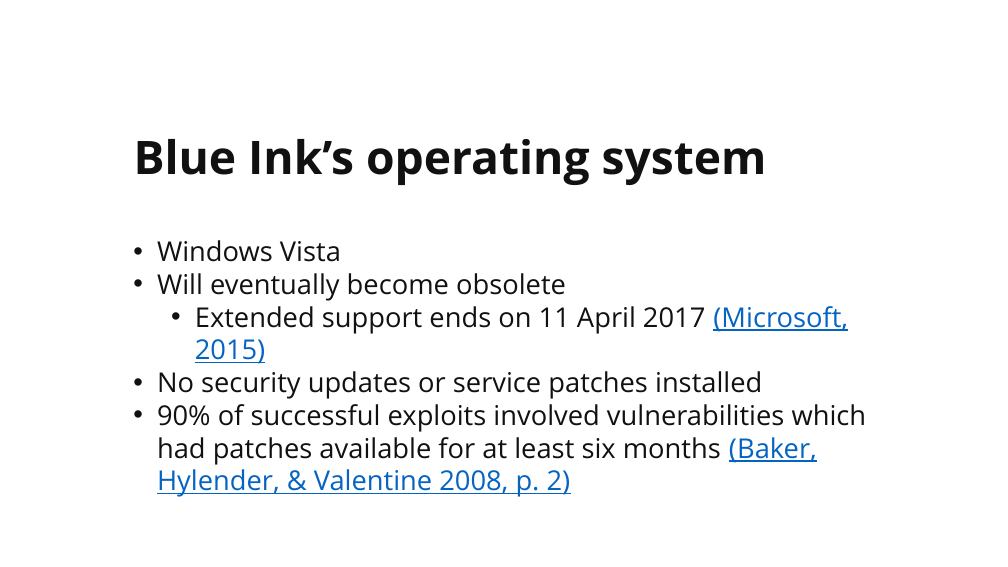
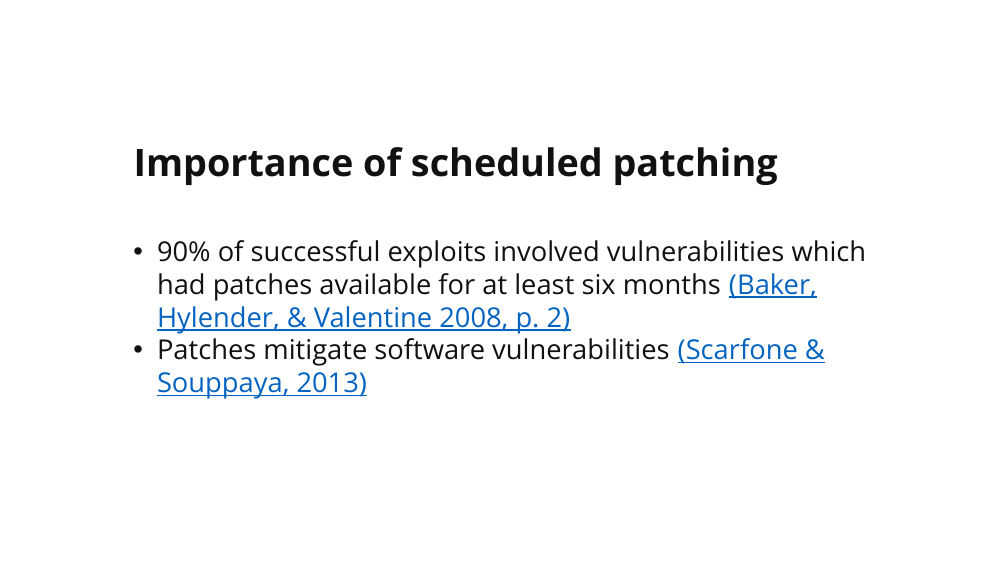
Before and after one commit to martymcflywa/ecu, a slide deck: slide 7 of year_1/sem_2/CSI1101_computer_security/0b_assignment_2_[22MAY15_0900]/dev/CSI1101_PONCE_A2_v02.pptx (slide 8 before the commit). Drawn at 1008x567 pixels with LibreOffice and Linux fonts; fonts in the diff are those of the drawing. Boxes give left, top, right and bottom in pixels: in the first picture for what was removed or moved away, otherwise in the second. Text is boxed around its words. In the diff, an @@ line names an element or a change of style, - is before the commit and + after.

```diff
--- a/year_1/sem_2/CSI1101_computer_security/0b_assignment_2_[22MAY15_0900]/dev/CSI1101_PONCE_A2_v02.pptx
+++ b/year_1/sem_2/CSI1101_computer_security/0b_assignment_2_[22MAY15_0900]/dev/CSI1101_PONCE_A2_v02.pptx
@@ title at <box>134,147,778,185</box>: text changed; size 44 to 36 pt @@
-Blue Ink’s operating system
+Importance of scheduled patching
@@ text at <box>157,240,848,399</box>: paragraphs removed @@
-• Windows Vista
-• Will eventually become obsolete
-  • Extended support ends on 11 April 2017 (Microsoft, 2015)
-• No security updates or service patches installed
@@ text at <box>157,338,798,399</box>: paragraph added @@
+• Patches mitigate software vulnerabilities (Scarfone & Souppaya, 2013)
```
Also in this commit, not shown: 17 other slides changed, 19 slides added, 47 slides removed, 1 other file.
